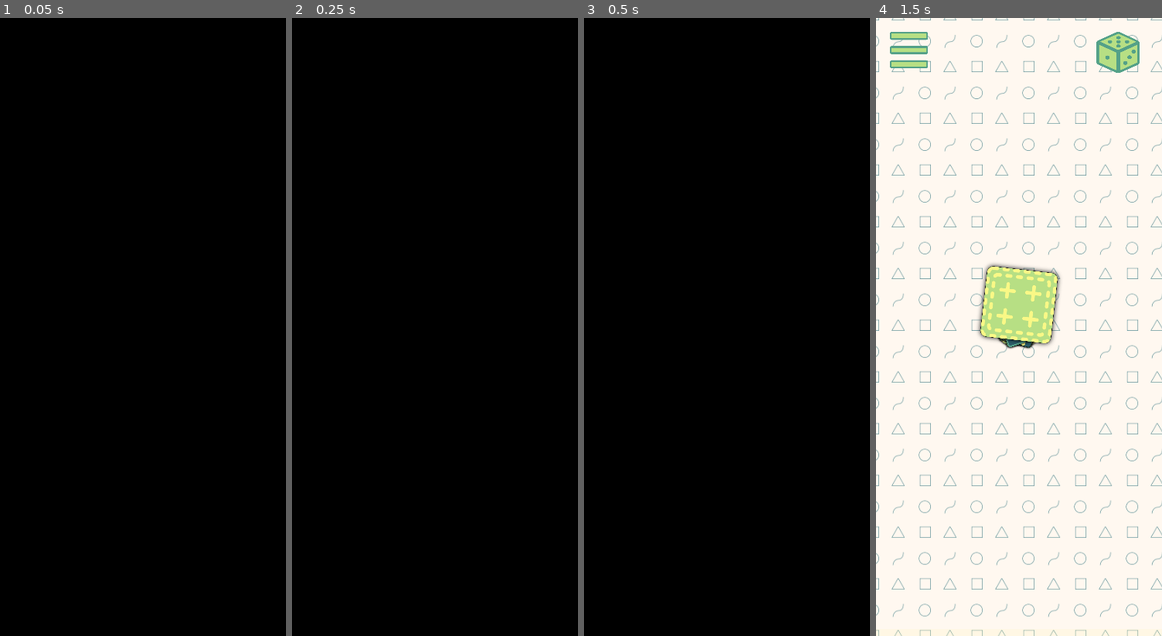
Above: before the commit, frames 1-4 (left to right).
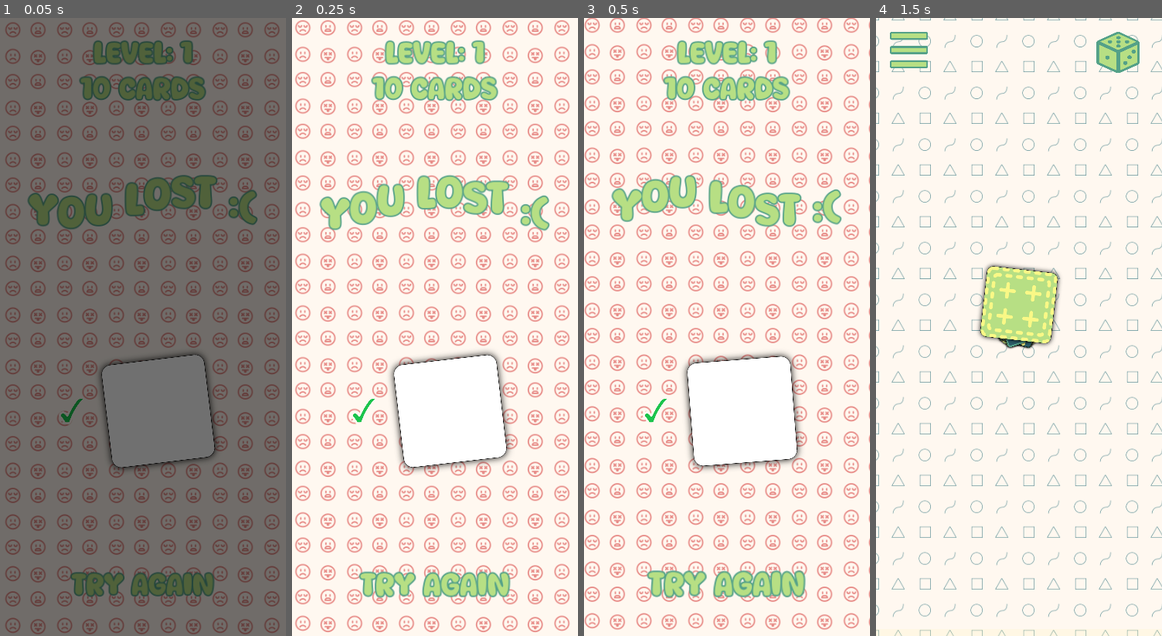
Above: after the commit, the same moments.

Repository: magopian/rummager
Game: Godot game, scene res://you_lose.tscn
Same seed, same stepped clock (60 frames per second), same inputs: the game is played once before the commit and once after it. This scene is started directly instead of the project's main scene. Sound files missing from this copy of the repository are replaced by a short silence.
Inputs (mouse positions are in pixels of both pictures, inside the frame that each line leads up to):
- Up to frame 1 (0.05 s): no input
- Up to frame 2 (0.25 s): no input
- Up to frame 3 (0.5 s): no input
- Up to frame 4 (1.5 s): click (1019, 327) at 0.5 s; click (1019, 327) at 1.27 s

The runs differ from the first frame. In frame 1, 100% of the frame differs, in the area x 0-100%, y 0-100%; in frame 2, 100%; in frame 3, 100%; in frame 4, nothing differs.
Error before the commit: Invalid call. Nonexistent function 'show_medium' in base 'Nil'. (res://you_lose.gd:22)
Error after the commit: Invalid access to property or key 'background_color' on a base object of type 'Dictionary'. (res://card.gd:54)

Commit message:
Fix bug: valid and wrong card displaying empty squares in the "you_lose" screen

Diff:
--- a/card.gd
+++ b/card.gd
@@ -87,9 +87,9 @@
 	hide_trail()
 
 
-func show_big(speed: float = 0.15) -> void:
+func show_big(duration: float = 0.15) -> void:
 	collision_layer = 0
-	scale_to(big_scale, speed, 0)
+	scale_to(big_scale, duration, 0)
 	animate_card()
 
 
@@ -99,15 +99,15 @@
 	tween.tween_property(self, "rotation_degrees", rotation_degrees - 5, 1)
 
 
-func show_small(speed: float = 0.15) -> void:
-	scale_to(small_scale, speed, 1)
+func show_small(duration: float = 0.15) -> void:
+	scale_to(small_scale, duration, 1)
 	if tween:
 		tween.stop()
 
 
-func show_medium() -> void:
+func show_medium(duration: float = 0) -> void:
 	collision_layer = 0
-	update_scale(medium_scale)
+	scale_to(medium_scale, duration)
 	freeze = true
 	hide_dust()
 	hide_trail()
@@ -142,11 +142,6 @@
 
 func hide_confetti() -> void:
 	confetti.emitting = false
-
-
-func update_scale(new_scale: Vector2) -> void:
-	for child in get_children():
-		child.scale = new_scale
 
 
 func scale_to(new_scale: Vector2, duration: float, updated_collision_layer: int = 1) -> Tween:
@@ -211,6 +206,7 @@
 	unshuffle_tween.tween_property(self, "position", center, speed)
 	return unshuffle_tween
 
+
 func get_force() -> float:
 	var force: float = linear_velocity.length()
 	# Smallest force accepted: 500. Max force: 5000. Anything above is bonus.
--- a/game.gd
+++ b/game.gd
@@ -73,8 +73,10 @@
 		instantiated_cards.append(card)
 		var current_time: int = Time.get_ticks_msec()
 		if current_time - time_since_last_frame > 16:  # 60fps -> 16ms per frame
+			# Pause every physics frame so the game can continue updating (eg the progress bar)
+			# otherwise it would just freeze until all the cards are generated.
 			await get_tree().physics_frame
-			var generation_progress: float = i * 100 / total_num_cards
+			var generation_progress: float = i * 100.0 / total_num_cards
 			fade_transition.progress_value = generation_progress
 			time_since_last_frame = current_time
 	card_to_find = instantiated_cards[0]
@@ -238,15 +240,15 @@
 		else:
 			var you_lose_scene = load("res://you_lose.tscn").instantiate()
 			you_lose_scene.lost_reason = "You chose the wrong card"
-			you_lose_scene.valid_card = card_to_find.duplicate()
-			you_lose_scene.wrong_card = card.duplicate()
+			you_lose_scene.valid_card_data = card_to_find.data
+			you_lose_scene.wrong_card_data = card.data
 			await explode_out()
 			fade_transition.fade_to_node(you_lose_scene, sound_lose)
 	else:
 		if card == card_to_find:
 			var you_lose_scene = load("res://you_lose.tscn").instantiate()
 			you_lose_scene.lost_reason = "You discarded the card you were looking for"
-			you_lose_scene.valid_card = card_to_find.duplicate()
+			you_lose_scene.valid_card_data = card_to_find.data
 			await explode_out()
 			fade_transition.fade_to_node(you_lose_scene, sound_lose)
 		else:
--- a/you_lose.gd
+++ b/you_lose.gd
@@ -8,9 +8,13 @@
 @onready var fade_transition: ColorRect = %FadeTransition
 @onready var try_again_button: AnimatedButton = %TryAgainButton
 
-@export var wrong_card: Card
-@export var valid_card: Card
-@export var lost_reason: String
+
+@onready var card_scene: PackedScene = preload("res://card.tscn")
+
+
+var wrong_card_data: Dictionary
+var valid_card_data: Dictionary
+var lost_reason: String
 
 
 func _ready() -> void:
@@ -18,10 +22,12 @@
 	catch_all_click.pressed.connect(_on_button_pressed)
 	try_again_button.button_pressed.connect(_on_button_pressed)
 	lost_reason_label.text = lost_reason
+	var valid_card: Card = instantiate_card(valid_card_data)
 	card_display_correct.add_child(valid_card)
 	valid_card.show_medium()
 	valid_card.position = Vector2(100, 100)
-	if wrong_card:
+	if wrong_card_data:
+		var wrong_card: Card = instantiate_card(wrong_card_data)
 		card_display_wrong.add_child(wrong_card)
 		wrong_card.show_medium()
 		wrong_card.position = Vector2(100, 100)
@@ -34,6 +40,11 @@
 	print("number of bonus cards: ", Global.bonus_cards)
 
 
+func instantiate_card(card_data: Dictionary) -> Card:
+	var card: Card = card_scene.instantiate()
+	card.rotation_degrees = randf_range(-20, 20)
+	card.data = card_data
+	return card
 
 func _on_button_pressed() -> void:
 	fade_transition.fade_to_file("res://game.tscn")
